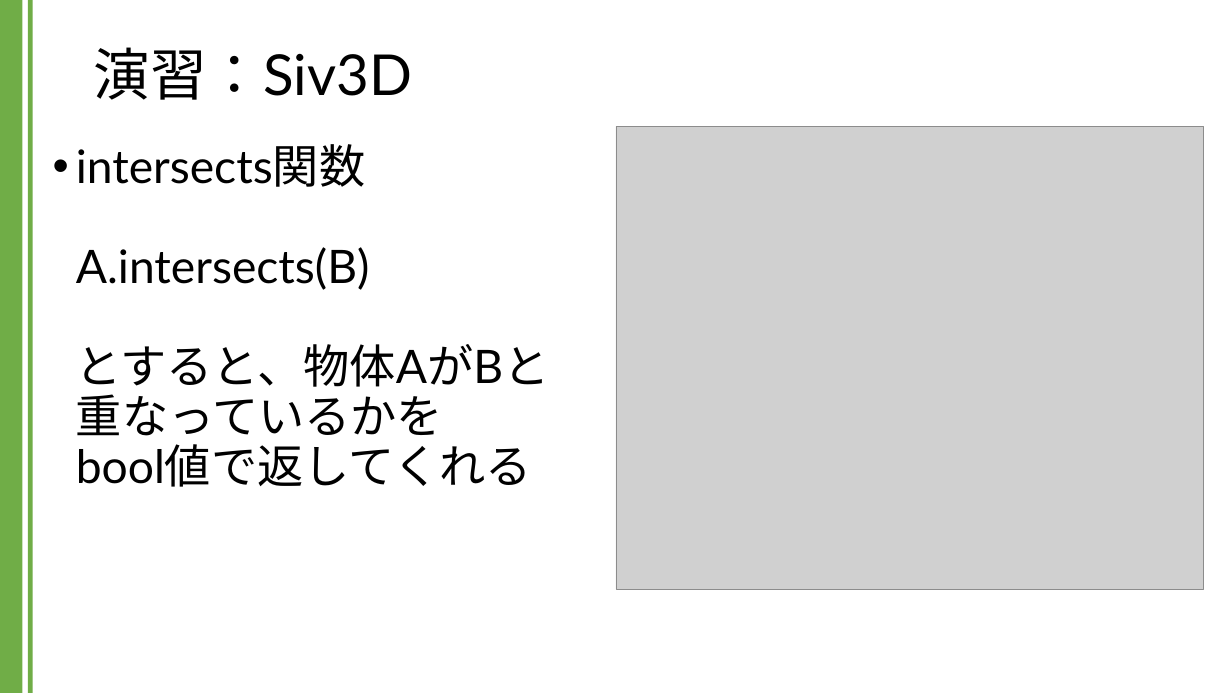
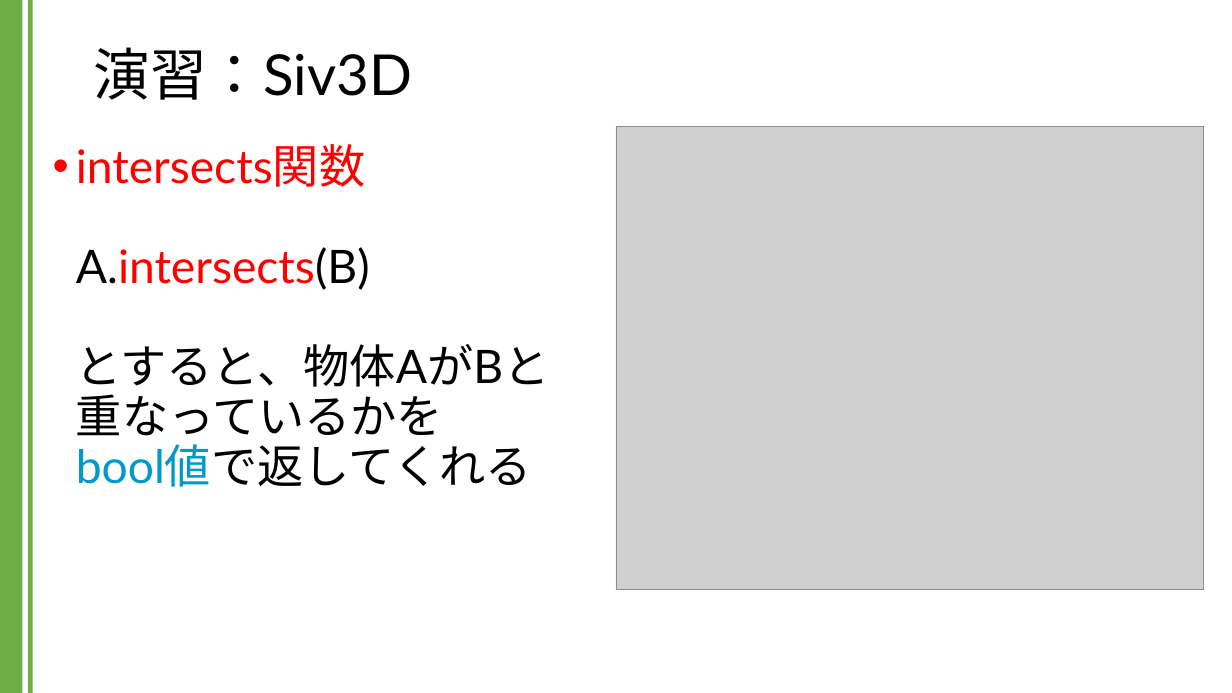
Before and after one commit to kic-murata/cpp2024, a slide deck: slide 49 of 授業資料/演習課題：Siv3D.pptx (slide 48 before the commit). Drawn at 1232x693 pixels with LibreOffice and Linux fonts; fonts in the diff are those of the drawing; grey boxes stand for pictures; background and template pictures are left out. Boxes give left, top, right and bottom in pixels: in the first picture for what was removed or moved away, otherwise in the second. Text is boxed around its words. In the diff, an @@ line names an element or a change of style, - is before the commit and + after.

```diff
--- a/授業資料/演習課題：Siv3D.pptx
+++ b/授業資料/演習課題：Siv3D.pptx
@@ text "intersects関数 A.intersects(B) とすると、物体AがBと 重なっているかを bool値で返してく ..." at [76, 144, 550, 487]: text colour #000000 to #FF0000 in "intersects関数 A.intersects(B)"; text colour #000000 to #0099CC in "bool値で返してくれる" @@
```
Also in this commit, not shown: 9 other slides changed, 2 slides added.
